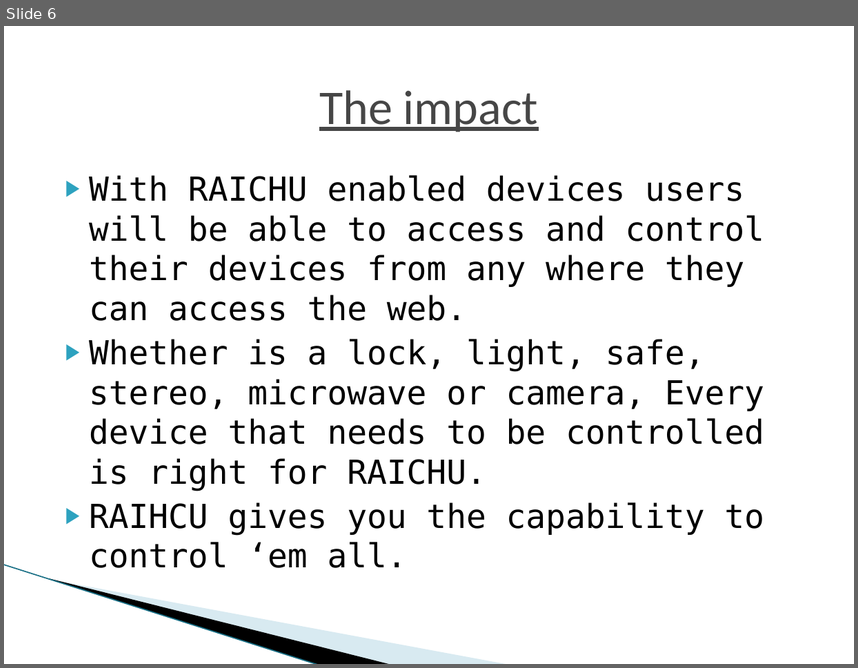
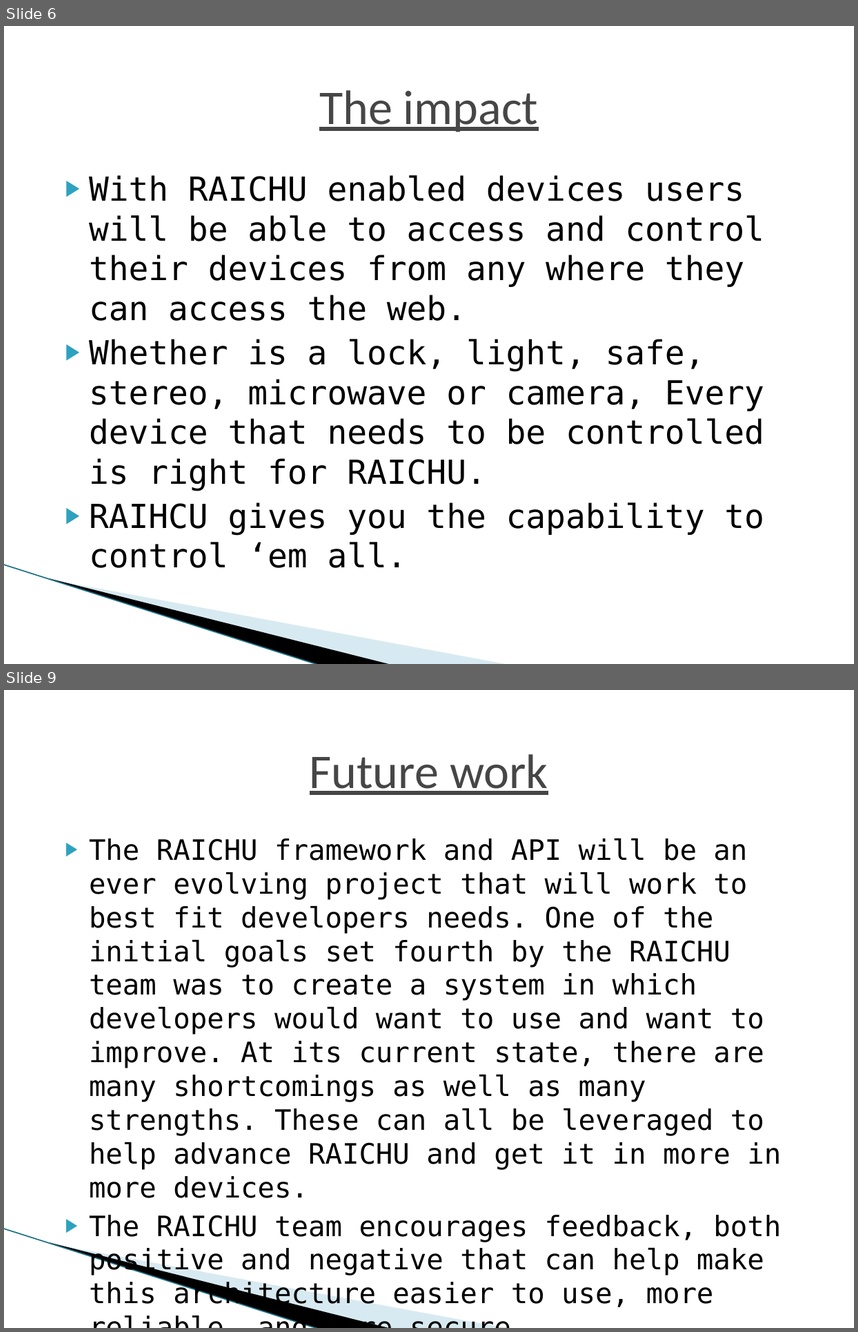
Before and after one commit to nomastmas/raichu, a slide deck: docs/final_presentation.pptx. Shown one above the other, each under a label of ours: slide 6 before the commit, slides 6 and 9 after it; the slides between them are not shown. The pictures are 858x668 and 858x1332 pixels, drawn with LibreOffice and Linux fonts; fonts in the diff are those of the drawing; background and template pictures are left out. Boxes give left, top, right and bottom in pixels: in the first picture for what was removed or moved away, otherwise in the second. Text is boxed around its words. In the diff, an @@ line names an element or a change of style, - is before the commit and + after.

Commit message:
added more slides

```diff
--- a/docs/final_presentation.pptx
+++ b/docs/final_presentation.pptx
@@ slide 9 added at (x1=4, y1=690, x2=854, y2=1328), background #FFFFFF; not listed: 3 template elements that a slide beside it also shows @@
@@ title added at (x1=310, y1=754, x2=548, y2=795), 41 pt, text #464646, underline @@
+Future work
@@ text added at (x1=89, y1=838, x2=781, y2=1309), 23.8 pt, text #000000 @@
+▶ The RAICHU framework and API will be an ever evolving project that will work to best fit developers needs. One of the initial goals set fourth by the RAICHU team was to create a system in which developers would want to use and want to improve. At its current state, there are many shortcomings as well as many strengths. These can all be leveraged to help advance RAICHU and get it in more in more devices.
+▶ The RAICHU team encourages feedback, both positive and negative that can help make this architecture easier to use, more reliable, and more secure.
```
Also in this commit, not shown: 2 other slides added.
